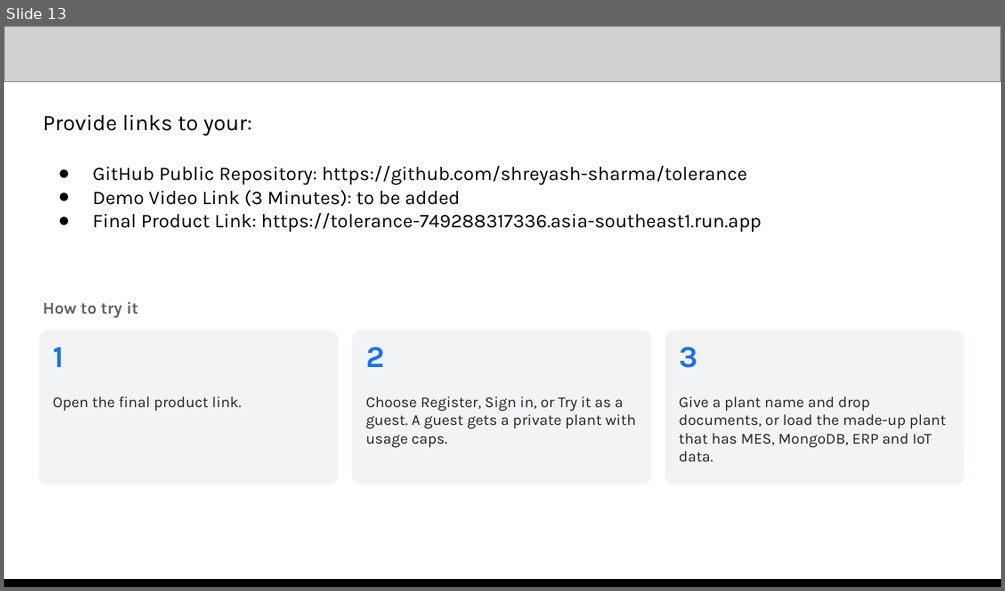
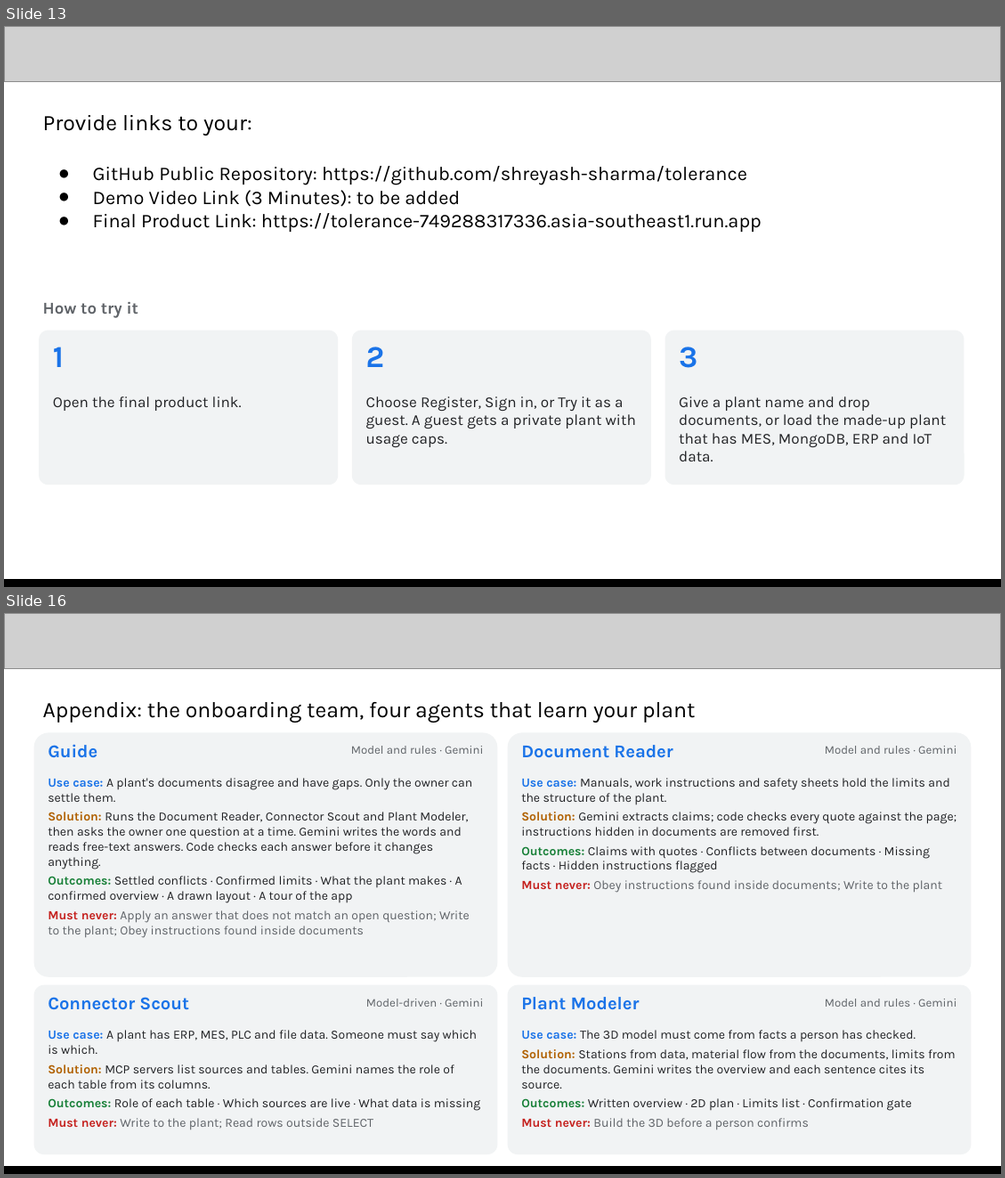
Before and after one commit to shreyash-sharma/tolerance, a slide deck: submission/Tolerance - AI Builder Cup submission.pptx. Shown one above the other, each under a label of ours: slide 13 before the commit, slides 13 and 16 after it; the slides between them are not shown. The pictures are 1005x591 and 1005x1178 pixels, drawn with LibreOffice and Linux fonts; fonts in the diff are those of the drawing; grey boxes stand for pictures. Boxes give left, top, right and bottom in pixels: in the first picture for what was removed or moved away, otherwise in the second. Text is boxed around its words. In the diff, an @@ line names an element or a change of style, - is before the commit and + after.

Commit message:
Add the appendix pages to the submission deck; update the web deck's layout editor card; tests: wait for the status panel, open the folded expert panel

```diff
--- a/submission/Tolerance - AI Builder Cup submission.pptx
+++ b/submission/Tolerance - AI Builder Cup submission.pptx
@@ slide 16 added at [4, 613, 1001, 1174], background #FFFFFF @@
@@ picture added at [4, 613, 1001, 668] @@
@@ text added at [43, 702, 695, 722], 16 pt, text #000000 @@
+Appendix: the onboarding team, four agents that learn your plant
@@ rounded rectangle added at [34, 732, 497, 977], fill #F1F3F4 @@
@@ text added at [48, 744, 97, 758], 13 pt, text #1A73E8, bold @@
+Guide
@@ text added at [351, 746, 484, 754], 8.5 pt, text #5F6368 @@
+Model and rules · Gemini
@@ rounded rectangle added at [508, 732, 971, 977], fill #F1F3F4 @@
@@ text added at [521, 745, 673, 758], 13 pt, text #1A73E8, bold @@
+Document Reader
@@ text added at [825, 746, 957, 754], 8.5 pt, text #5F6368 @@
+Model and rules · Gemini
@@ text added at [48, 778, 472, 938], 9 pt, text #202124 @@
+Use case: A plant's documents disagree and have gaps. Only the owner can settle them.
+Solution: Runs the Document Reader, Connector Scout and Plant Modeler, then asks the owner one question at a time. Gemini writes the words and reads free-text answers. Code checks each answer before it changes anything.
+Outcomes: Settled conflicts · Confirmed limits · What the plant makes · A confirmed overview · A drawn layout · A tour of the app
+Must never: Apply an answer that does not match an open question; Write to the plant; Obey instructions found inside documents
@@ text added at [521, 778, 957, 873], 9 pt, text #202124 @@
+Use case: Manuals, work instructions and safety sheets hold the limits and the structure of the plant.
+Solution: Gemini extracts claims; code checks every quote against the page; instructions hidden in documents are removed first.
+Outcomes: Claims with quotes · Conflicts between documents · Missing facts · Hidden instructions flagged
+Must never: Obey instructions found inside documents; Write to the plant
@@ rounded rectangle added at [34, 985, 497, 1154], fill #F1F3F4 @@
@@ rounded rectangle added at [508, 985, 971, 1154], fill #F1F3F4 @@
@@ text added at [48, 997, 189, 1010], 13 pt, text #1A73E8, bold @@
+Connector Scout
@@ text added at [366, 998, 484, 1006], 8.5 pt, text #5F6368 @@
+Model-driven · Gemini
@@ text added at [521, 997, 639, 1010], 13 pt, text #1A73E8, bold @@
+Plant Modeler
@@ text added at [825, 998, 957, 1006], 8.5 pt, text #5F6368 @@
+Model and rules · Gemini
@@ text added at [48, 1030, 481, 1129], 9 pt, text #202124 @@
+Use case: A plant has ERP, MES, PLC and file data. Someone must say which is which.
+Solution: MCP servers list sources and tables. Gemini names the role of each table from its columns.
+Outcomes: Role of each table · Which sources are live · What data is missing
+Must never: Write to the plant; Read rows outside SELECT
@@ text added at [521, 1030, 955, 1129], 9 pt, text #202124 @@
+Use case: The 3D model must come from facts a person has checked.
+Solution: Stations from data, material flow from the documents, limits from the documents. Gemini writes the overview and each sentence cites its source.
+Outcomes: Written overview · 2D plan · Limits list · Confirmation gate
+Must never: Build the 3D before a person confirms
@@ picture added at [4, 1168, 1001, 1174] @@
@@ rectangle added at [4, 1167, 1001, 1174], fill #000000 @@
```
Also in this commit, not shown: 4 other slides added, 13 other files.
